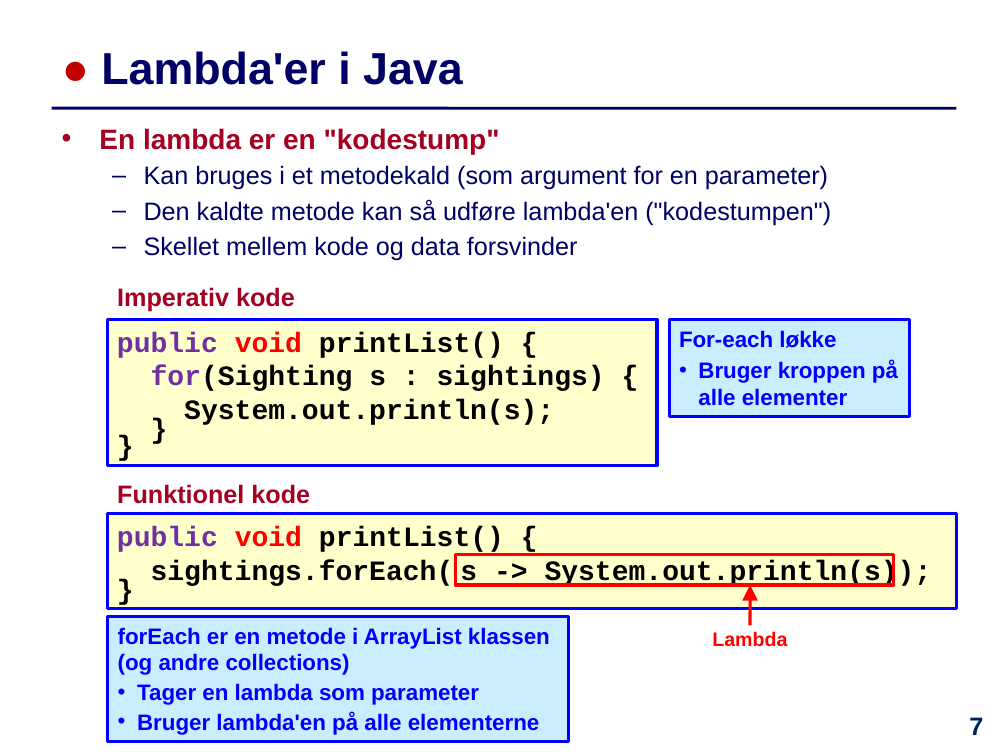
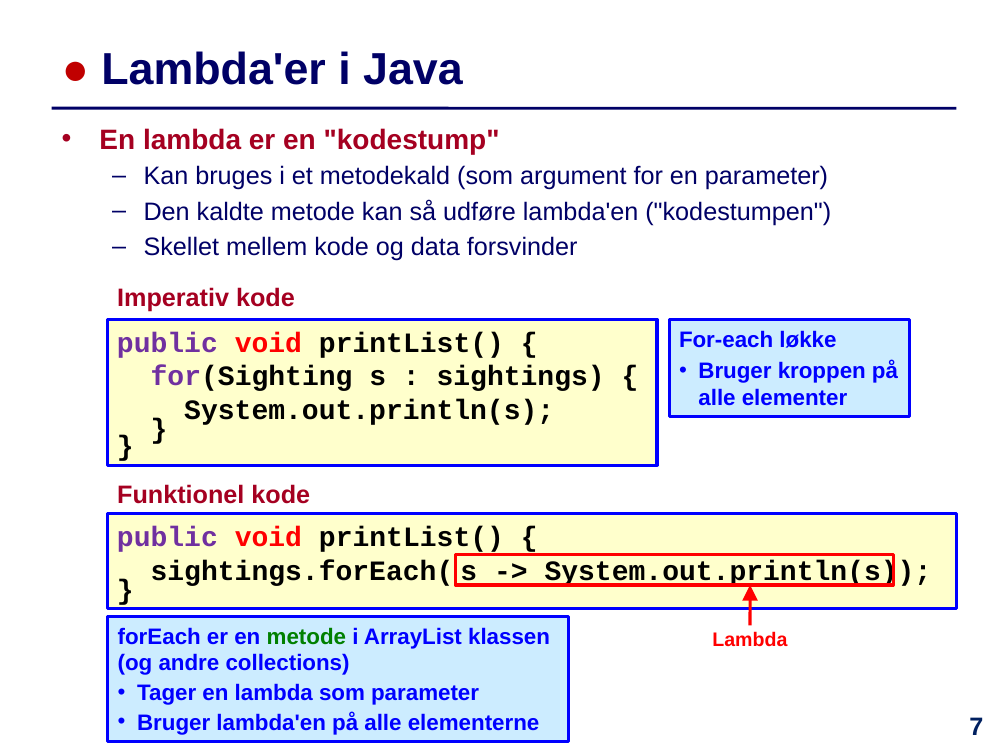
Before and after one commit to IntProgAU/Materiale, a slide deck: slide 7 of web/e21/uge_5b/Slides-Uge5-Torsdag.pptx. Drawn at 1008x756 pixels with LibreOffice and Linux fonts; fonts in the diff are those of the drawing. Boxes give left, top, right and bottom in pixels: in the first picture for what was removed or moved away, otherwise in the second. Text is boxed around its words. In the diff, an @@ line names an element or a change of style, - is before the commit and + after.

```diff
--- a/web/e21/uge_5b/Slides-Uge5-Torsdag.pptx
+++ b/web/e21/uge_5b/Slides-Uge5-Torsdag.pptx
@@ text in rectangle at (118, 627, 550, 675): text colour #0000FF to #008000 in "metode" @@
```
Also in this commit, not shown: 8 other slides changed, 1 other file.
